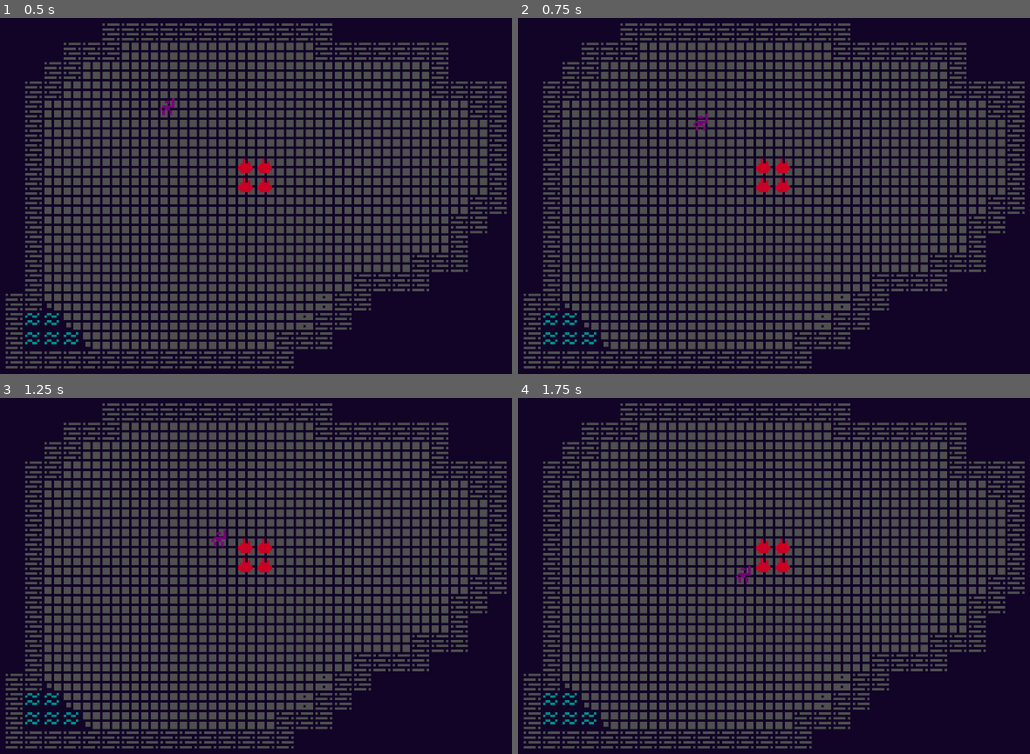
Above: before the commit, frames 1-4 (two rows, left to right).
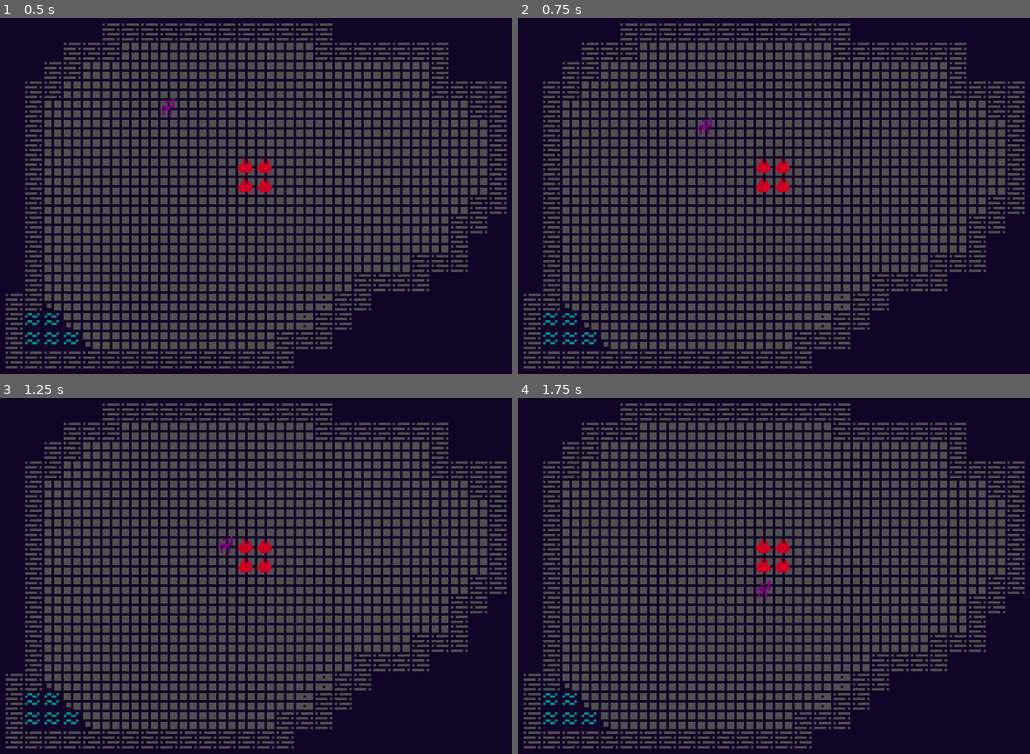
Above: after the commit, the same moments.

Repository: Hamblok0/Gremory
Game: Godot game, scene res://game.tscn
Two runs of this game, one before a commit and one after it. Both use one fixed random seed, a clock stepped at 60 frames per second and the inputs below.
Inputs:
- Up to frame 1 (0.5 s): no input
- Up to frame 2 (0.75 s): tap Enter at 0.5 s; hold M (player_downright) from 0.53 s (still down)
- Up to frame 3 (1.25 s): keep holding M (player_downright)
- Up to frame 4 (1.75 s): release M (player_downright) at 1.28 s; hold J (player_down) from 1.28 s (still down)

Frame 1 is identical in both runs. In frame 2, 0.1% of the frame differs, in the area x 34-38%, y 26-33%; in frame 3, 0.1%; in frame 4, 0.1%, in the area x 42-50%, y 46-56%.

Commit message:
Small timeout for movement - Added a temporary timeout for the move function - This is primarily to try to nail the feel of character movement down, I have a good feeling that this timer will be useless once actual turns are implementented

Diff:
--- a/GridMove.gd
+++ b/GridMove.gd
@@ -2,7 +2,7 @@
 
 class_name GridMove
 @export var self_node: Node2D
-@export var speed: float = 0.25
+@export var speed: float = 0.11
 
 var moving: bool = false
 @onready var ray_cast: RayCast2D = $RayCast2D
@@ -27,4 +27,6 @@
 			var new_pos: Vector2 = self_node.global_position + (direction * Constants.TILE_SIZE)
 			var transition: Tween = create_tween()
 			transition.tween_property(self_node, "position", new_pos, speed).set_trans(Tween.TRANS_LINEAR)
-			transition.tween_callback(func() -> void: moving = false)
+			transition.tween_callback(func() -> void:
+				await get_tree().create_timer(0.1).timeout
+				moving = false)
